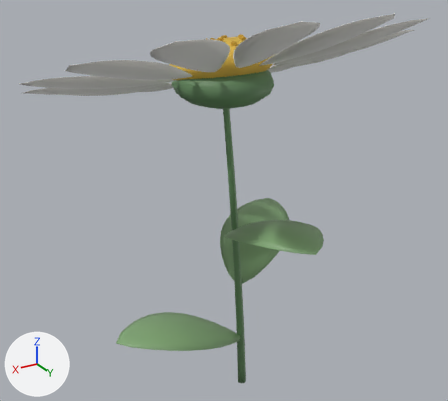
The glTF model www/models/flowers/daisy-common-v2.glb, before and after one commit.
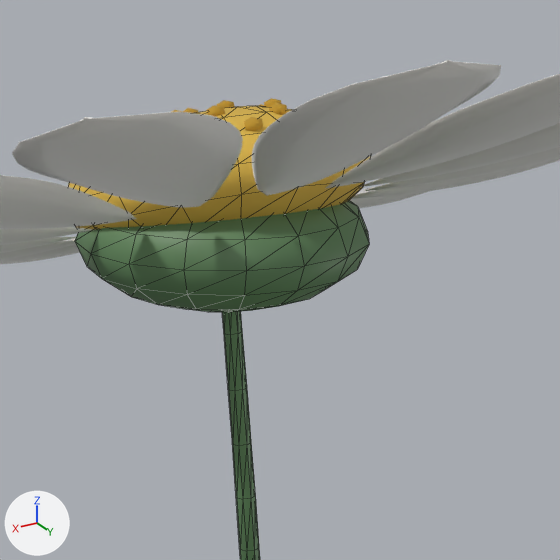
There are two pictures of each version: one whole from a 50 mm lens placed at (1.134, 1.745, 1.707), pointed at (0.062, -0.042, 0.814), one close up on the part from 33% to 76% of the width and 0% to 49% of the height. Arrows for +X, +Y and +Z are at lower left; the lights stay in place. The last two pictures show the newer version. The close-ups show mesh edges as thin lines. Vertices at exactly the same position are counted once.

In view in the first close-up: 'daisy-common-v2-center', 'daisy-common-v2-petal', 'daisy-common-v2-pollen', 'daisy-common-v2-stem'.
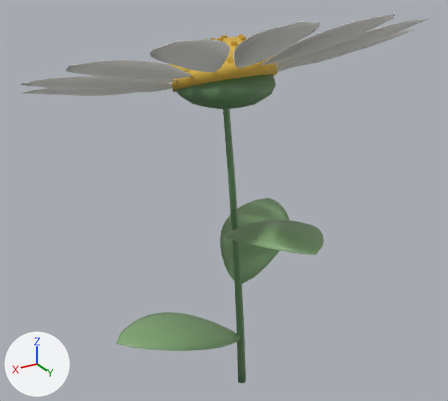
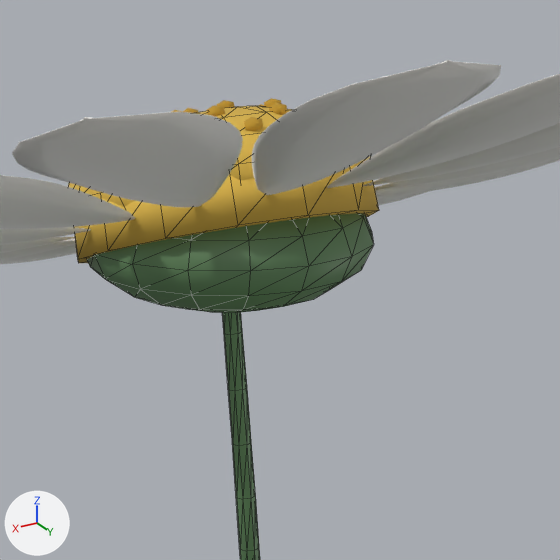
What the commit changed:
me_daisy_common_v2_stem is used by ob_daisy_common_v2_stem; location (0.0, 0.0, 0.0).
me_daisy_common_v2_stem had 314 vertices, 576 faces and spanned x -0.09..0.252, y -0.185..0.157, z -0.001..1.333.
me_daisy_common_v2_stem now has 350 vertices, 630 faces and spans x -0.09..0.252, y -0.177..0.165, z -0.001..1.334.
Part 1, on me_daisy_common_v2_stem:
42 vertices are removed from x 0.015..0.202, y -0.16..0.052, z 1.175..1.333.
102 faces are deleted.
102 vertices move from x -0.09..0.252, y -0.185..0.157, z 1.175..1.309 to x -0.09..0.252, y -0.177..0.165, z 1.2..1.334.
42 vertices are added at x 0.015..0.202, y -0.072..0.153, z 1.177..1.334.
102 new faces join them.
me_daisy_common_v2_stem part 2: 154 kept faces spanning x -0.09..0.252, y -0.177..0.165, z 1.2..1.334 get new vertex colours; the middle colour goes from green #678e62 to green #61865c.
Other edits to the shape of me_daisy_common_v2_stem do not show in these pictures.
me_daisy_common_v2_center is used by ob_daisy_common_v2_center; location (0.0, 0.0, 0.0).
me_daisy_common_v2_center had 144 vertices, 256 faces and spanned x -0.099..0.261, y -0.196..0.146, z 1.22..1.406.
me_daisy_common_v2_center now has 200 vertices, 340 faces and spans x -0.099..0.261, y -0.196..0.163, z 1.199..1.406.
me_daisy_common_v2_center part 3: a new loose piece of 56 vertices spanning x -0.092..0.254, y -0.19..0.163, z 1.199..1.368, in mat_daisy_center.

Pixel boxes [x1, y1, x2, y2] of what changed, in the close-ups (560 x 560 px; the box of a moved part takes in the faces that stretch with it):
'daisy-common-v2-stem', reshaped: before [75, 200, 369, 560]; after [87, 213, 374, 560]
'daisy-common-v2-center', reshaped: before [68, 106, 371, 230]; after [68, 106, 379, 263]
part 1 of me_daisy_common_v2_stem, moved or reshaped: before [91, 225, 158, 305]; after [95, 215, 358, 313]
part 2 of me_daisy_common_v2_stem, recoloured: before [75, 200, 369, 312]; after [87, 213, 374, 282]
part 3 of me_daisy_common_v2_center, added: after [74, 165, 379, 263]
